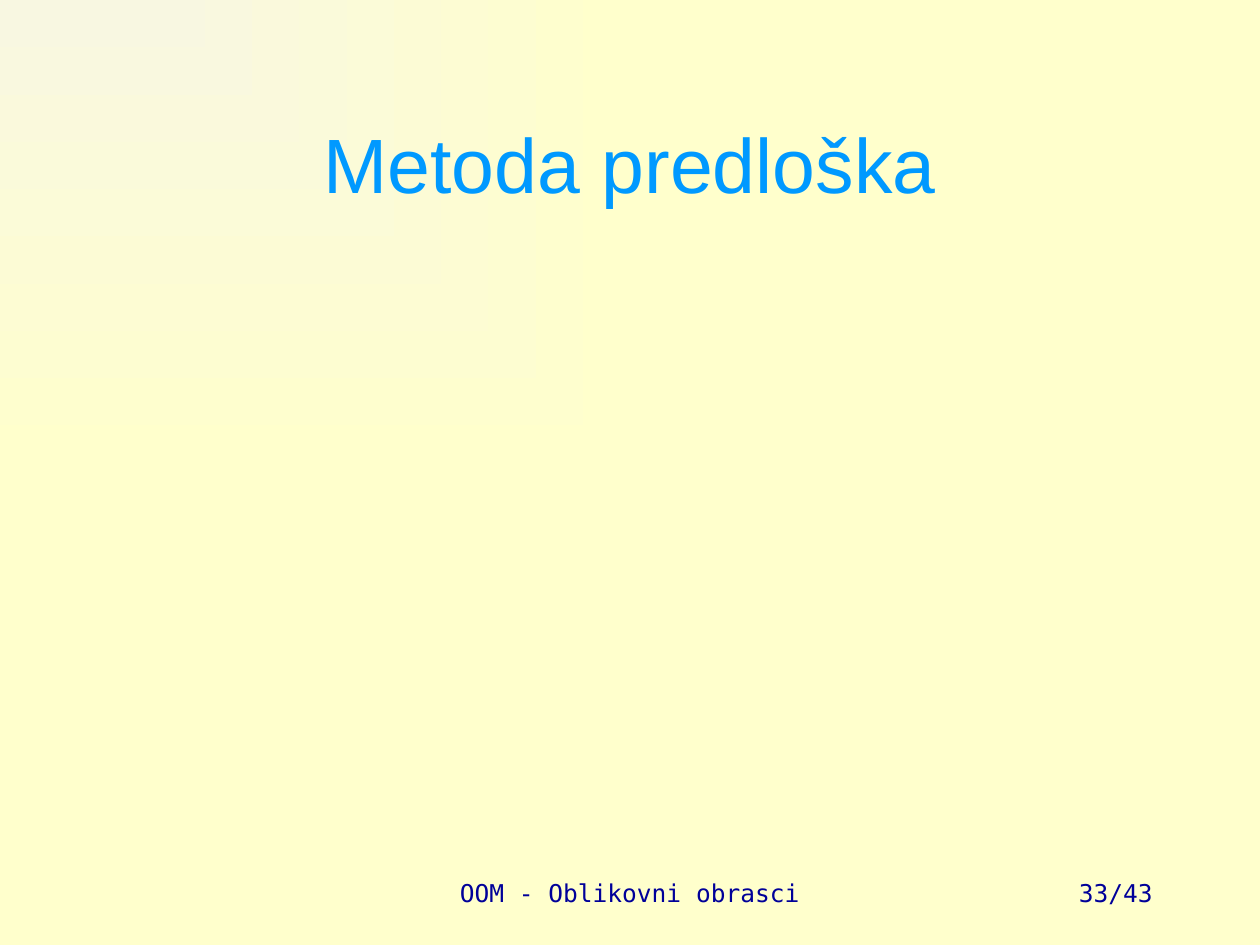
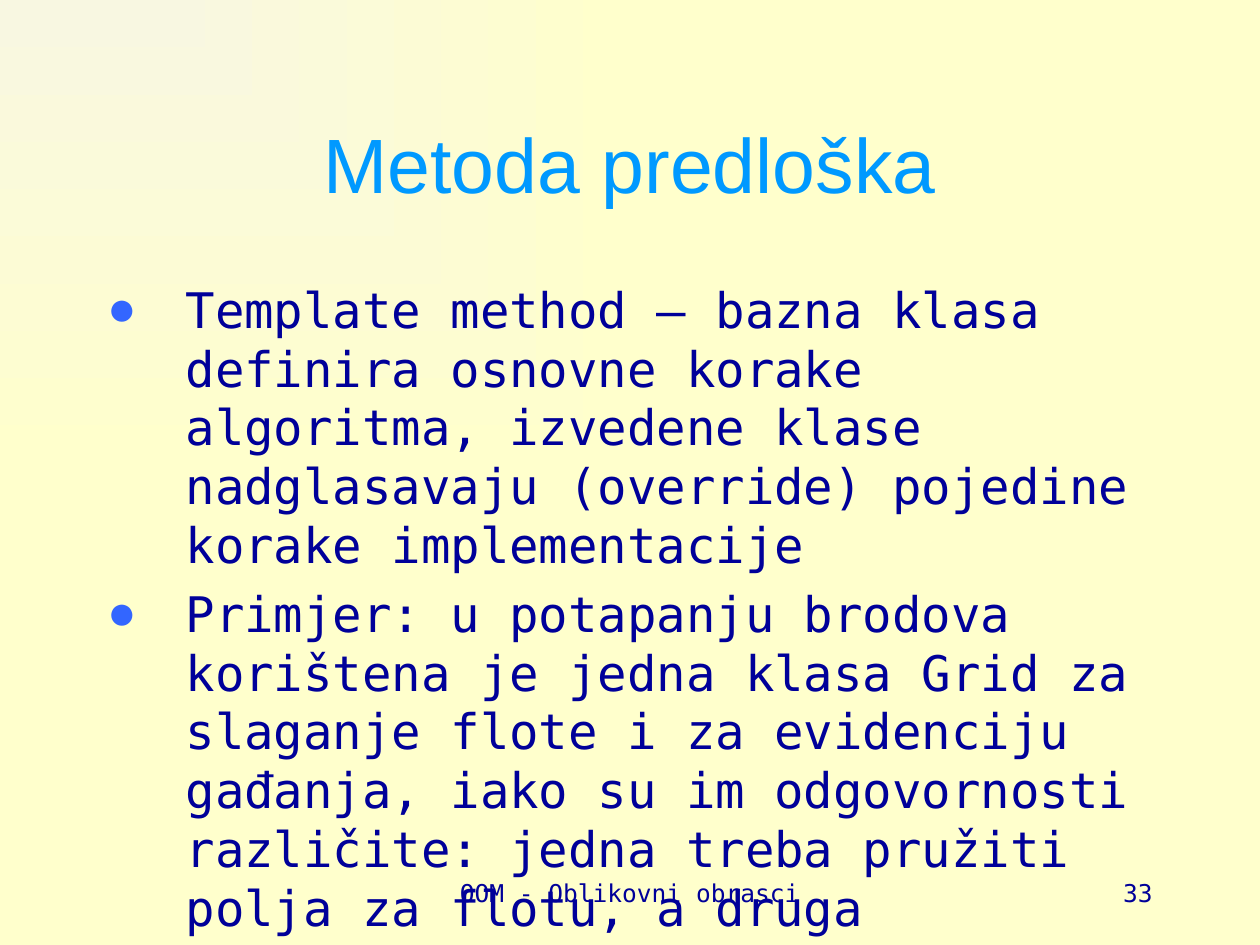
Before and after one commit to vsite-oom/DesignPatterns, a slide deck: slide 33 of docs/Design patterns.pptx. Drawn at 1260x945 pixels with LibreOffice and Linux fonts; fonts in the diff are those of the drawing. Boxes give left, top, right and bottom in pixels: in the first picture for what was removed or moved away, otherwise in the second. Text is boxed around its words. In the diff, an @@ line names an element or a change of style, - is before the commit and + after.

Commit message:
Add Template Method

```diff
--- a/docs/Design patterns.pptx
+++ b/docs/Design patterns.pptx
@@ text added at (186,290,1128,937), 28 pt, text #000099 @@
+● Template method – bazna klasa definira osnovne korake algoritma, izvedene klase nadglasavaju (override) pojedine korake implementacije
+● Primjer: u potapanju brodova korištena je jedna klasa Grid za slaganje flote i za evidenciju gađanja, iako su im odgovornosti različite: jedna treba pružiti polja za flotu, a druga evidentirati stanja gađanih polja
@@ page number at (1123,883,1153,903): text changed @@
-33/43
+33
```
Also in this commit, not shown: 4 slides added, 5 other files.
